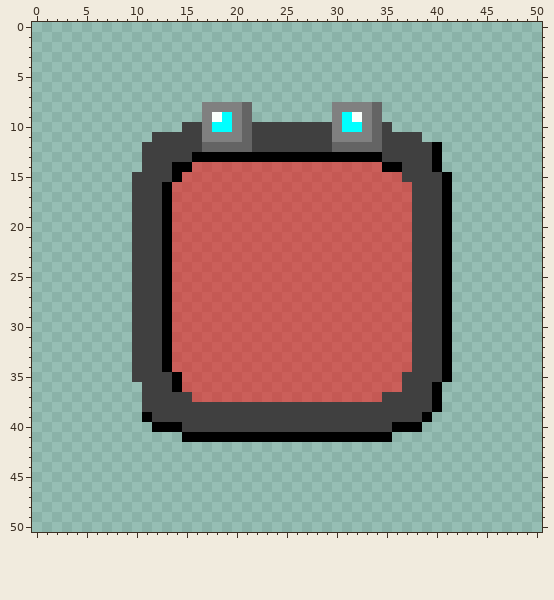
Pixel-art sprite, stored at Assets/reader.png. Above is the file before it was changed.
The file is 51x51 pixels.
The result:
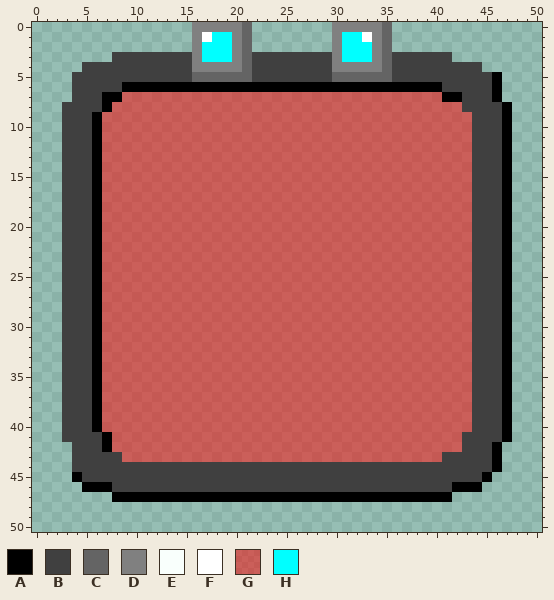
Palette (. is transparent): A #000000  B #404040  C #646464  D #808080  E #f9fffc  F #ffffff  G #ff000080  H #00ffff
Changes in this commit:
Changed rows in their new state; - is an unchanged pixel.
first column x 3:
 0 -------------DDDDDC--------DDDDDC------------
 1 -------------DFHHDC--------DHHFDC------------
 2 -------------DHHHDC--------DHHHDC------------
 3 -----BBBBBBBBDHHHDCBBBBBBBBDHHHDCBBBBBB------
 4 --BBBBBBBBBBBDDDDDCBBBBBBBBDDDDDCBBBBBBBBB---
 5 -BBBBBBBBBBBBCCCCCCBBBBBBBBCCCCCCBBBBBBBBBBA-
 6 -BBBBBAAAAAAAAAAAAAAAAAAAAAAAAAAAAAAAABBBBBA-
 7 -BBBAAGGGGGGGGGGGGGGGGGGGGGGGGGGGGGGGGAABBBA-
 8 BBBBAGGGGGGGGGGGGGGGGGGGGGGGGGGGGGGGGGGGBBBBA
 9 BBBAGGGGGGGGGGGGGGGGGGGGGGGGGGGGGGGGGGGGGBBBA
10 BBBAGGGGGGGGGGGGGGGGGGGGGGGGGGGGGGGGGGGGGBBBA
11 BBBAGGGGGGGGGGGGGGGGGGGGGGGGGGGGGGGGGGGGGBBBA
12 BBBAGGGGGGGGGGGGGGGGGGGGGGGGGGGGGGGGGGGGGBBBA
13 BBBAGGGGGGGGGGGGGGGGGGGGGGGGGGGGGGGGGGGGGBBBA
14 BBBAGGGGGGGGG-------------------GGGGGGGGGBBBA
15 BBBAGGGGGGGG----------------------GGGGGGGBBBA
16 BBBAGGGGGGG------------------------GGGGGGBBBA
17 BBBAGGGGGGG------------------------GGGGGGBBBA
18 BBBAGGGGGGG------------------------GGGGGGBBBA
19 BBBAGGGGGGG------------------------GGGGGGBBBA
20 BBBAGGGGGGG------------------------GGGGGGBBBA
21 BBBAGGGGGGG------------------------GGGGGGBBBA
22 BBBAGGGGGGG------------------------GGGGGGBBBA
23 BBBAGGGGGGG------------------------GGGGGGBBBA
24 BBBAGGGGGGG------------------------GGGGGGBBBA
25 BBBAGGGGGGG------------------------GGGGGGBBBA
26 BBBAGGGGGGG------------------------GGGGGGBBBA
27 BBBAGGGGGGG------------------------GGGGGGBBBA
28 BBBAGGGGGGG------------------------GGGGGGBBBA
29 BBBAGGGGGGG------------------------GGGGGGBBBA
30 BBBAGGGGGGG------------------------GGGGGGBBBA
31 BBBAGGGGGGG------------------------GGGGGGBBBA
32 BBBAGGGGGGG------------------------GGGGGGBBBA
33 BBBAGGGGGGG------------------------GGGGGGBBBA
34 BBBAGGGGGGG------------------------GGGGGGBBBA
35 BBBAGGGGGGGG----------------------GGGGGGGBBBA
36 BBBAGGGGGGGG----------------------GGGGGGGBBBA
37 BBBAGGGGGGGGG-------------------GGGGGGGGGBBBA
38 BBBAGGGGGGGGGGGGGGGGGGGGGGGGGGGGGGGGGGGGGBBBA
39 BBBAGGGGGGGGGGGGGGGGGGGGGGGGGGGGGGGGGGGGGBBBA
40 BBBAGGGGGGGGGGGGGGGGGGGGGGGGGGGGGGGGGGGGGBBBA
41 BBBBAGGGGGGGGGGGGGGGGGGGGGGGGGGGGGGGGGGGBBBBA
42 -BBBAGGGGGGGGGGGGGGGGGGGGGGGGGGGGGGGGGGGBBBA-
43 -BBBBBGGGGGGGGGGGGGGGGGGGGGGGGGGGGGGGGBBBBBA-
44 -BBBBBBBBBBBBBBBBBBBBBBBBBBBBBBBBBBBBBBBBBBA-
45 -ABBBBBBBBBBBBBBBBBBBBBBBBBBBBBBBBBBBBBBBBA--
46 --AAABBBBBBBBBBBBBBBBBBBBBBBBBBBBBBBBBBAAA---
47 -----AAAAAAAAAAAAAAAAAAAAAAAAAAAAAAAAAA------
